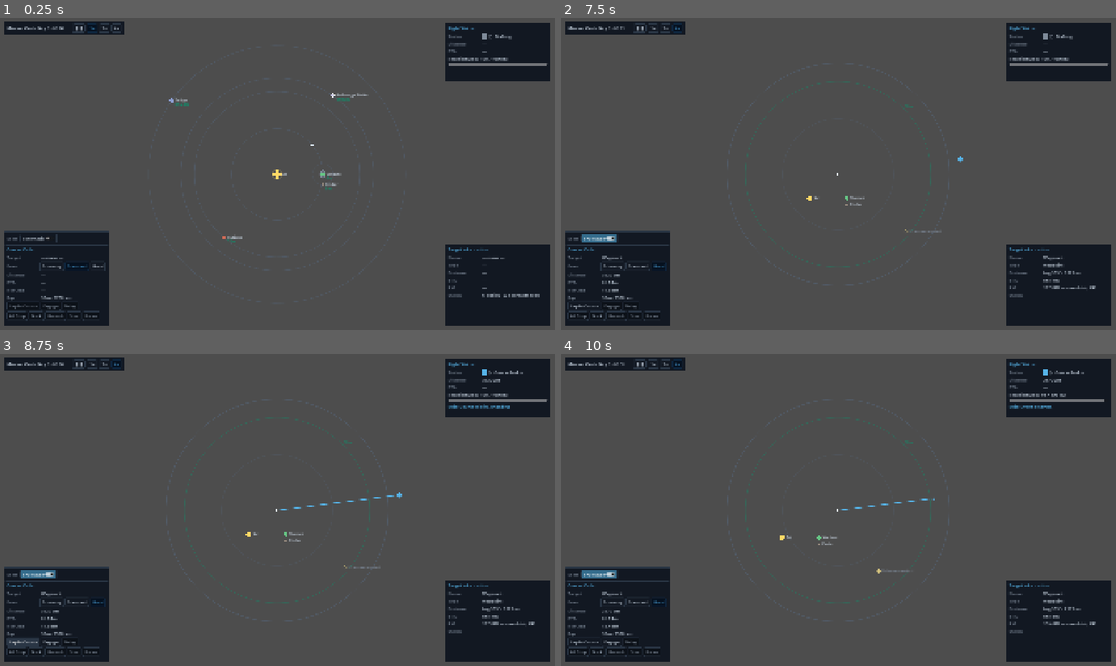
Above: before the commit, frames 1-4 (two rows, left to right).
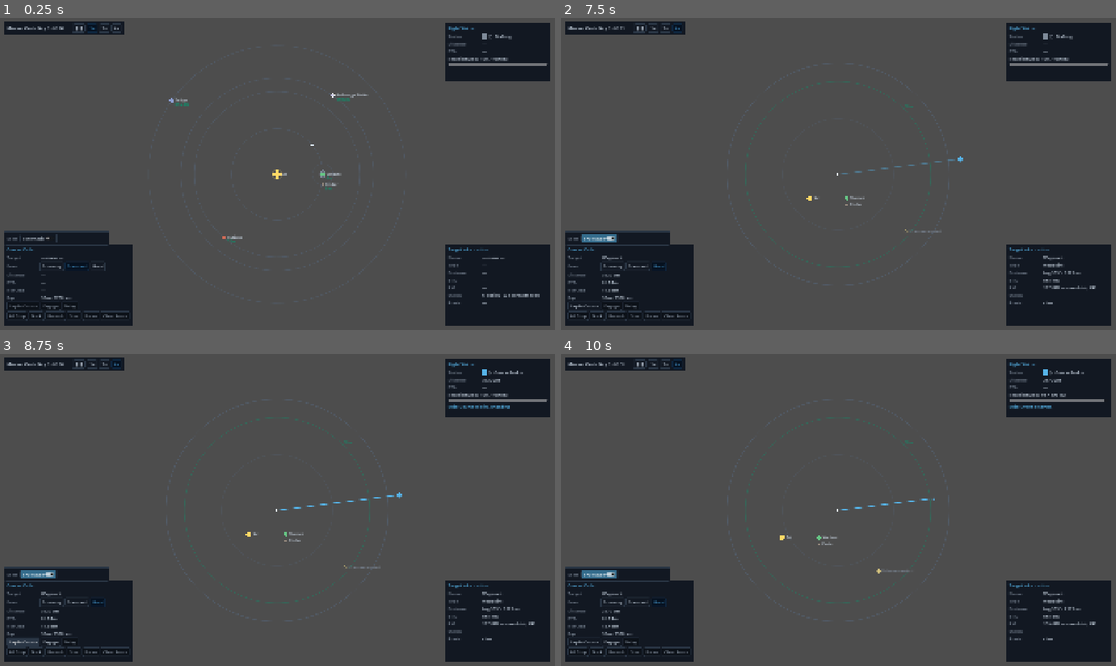
Above: after the commit, the same moments.

Repository: AndrewDrinkwater/farhorizon
Game: Godot game, scene res://src/ui/shell/main.tscn
Same seed, same stepped clock (60 frames per second), same inputs: the game is played once before the commit and once after it.
Inputs (mouse positions are in pixels of both pictures, inside the frame that each line leads up to):
- Up to frame 1 (0.25 s): no input
- Up to frame 2 (7.5 s): click "❚❚" at 0.5 s; click "1×" at 1.25 s; click "2×" at 2 s; click "4×" at 2.75 s; click "Economy" at 3.5 s; click "Standard" at 4.25 s; click "Hard" at 5 s; click "Schematic" at 5.75 s; click "True scale" at 6.5 s; tap Enter at 7.25 s; move the mouse to (960, 158) at 7.27 s; hold ] (sim_speed_up) from 7.28 s (still down); hold T (toggle_tactical) from 7.28 s (still down); click (960, 158) at 7.42 s
- Up to frame 3 (8.75 s): release ] (sim_speed_up) at 8 s; release T (toggle_tactical) at 8 s; click "Lay In Course" at 8 s
- Up to frame 4 (10 s): click "Engage" at 8.75 s; click "Belay" at 9.5 s

The runs differ from the first frame. In frame 1, 1.1% of the frame differs, in the area x 18-88%, y 72-99%; in frame 2, 1.2%, in the area x 18-89%, y 45-99%; in frame 3, 1.1%; in frame 4, 1.1%.

Commit message:
Zones: course obstacle routing + waypoints (ADR 0027, step 5)
current_order gains `waypoints`: FlightController flies ship→waypoints→destination
in order (no stop between legs; fuel gates on summed route length). _set_course
rejects a route whose any leg crosses a no-go zone (ORDER_REJECT_OBSTRUCTION);
hazards pass. Travel.available gains route_nogo (disables Lay In).

Helm compose: with a body/contact target, empty-space clicks add route waypoints
(else still a free-point destination); Clear Route action; Target Info gains a
Route line (clear / hazard / no-go + wp count); nav_route_changed drives a dim
compose-time preview on both views, which now also render the engaged route
through its waypoints (warped legs on the orrery, straight on the scope).

Tests: multi-leg flight reaches the target via a waypoint; no-go rejected then
rerouted around; Helm composes waypoints into the order. 164 green; boots clean.

Co-Authored-By: Claude Opus 4.8 (1M context) <noreply@anthropic.com>

Diff:
--- a/localization/strings.csv
+++ b/localization/strings.csv
@@ -139,11 +139,18 @@
 HELM_KIND_SIGNAL,Signal
 HELM_KIND_PROBE,Probe
 HELM_KIND_DEBRIS,Debris
+HELM_CLEAR_ROUTE,Clear Route
+HELM_TI_ROUTE,Route
+HELM_TI_ROUTE_CLEAR,clear
+HELM_TI_ROUTE_HAZARD,hazard on route
+HELM_TI_ROUTE_NOGO,obstruction (no-go)
+HELM_TI_ROUTE_WP,{n} wp
 NAV_WAYPOINT,Waypoint
 NAV_CONTACT_UNKNOWN,Unknown contact
 VOICE_SHIP_SCAN_COMPLETE,Scan complete. Contact identified.
 ORDER_REJECT_OUT_OF_RANGE,Unable — target out of sensor range.
 ORDER_REJECT_ALREADY_SCANNED,Unable — already identified.
+ORDER_REJECT_OBSTRUCTION,Unable — obstruction in path.
 TRAVEL_DEEP_SPACE,Deep Space
 TRAVEL_HOLDING,Holding
 TRAVEL_DOCKED,Docked
--- a/src/autoload/event_bus.gd
+++ b/src/autoload/event_bus.gd
@@ -31,6 +31,9 @@
 ## A moon-bearing planet was focused / the focus inset closed (ADR 0022).
 signal nav_focus_requested(body_id: String)
 signal nav_focus_closed()
+## The compose-time route changed (ADR 0027) — ship → waypoints → destination; the
+## nav views draw it as a pending-route preview. Empty = nothing to preview.
+signal nav_route_changed(route: PackedVector2Array)
 
 # --- Flight (ADR 0005) ---
 signal flight_state_changed(state: int)
--- a/src/core/travel.gd
+++ b/src/core/travel.gd
@@ -50,6 +50,7 @@
 ##   nav_target_is_contact: bool — the selection is a sensor contact
 ##   nav_target_in_range: bool   — that contact is within sensor range
 ##   nav_target_tier: int        — that contact's detection tier (Sensors.Tier)
+##   route_nogo: bool            — a no-go zone crosses the composed route (ADR 0027)
 ## Returns a bool per order id (lay_in/engage/belay/all_stop/dock/undock/scan).
 static func available(context: Dictionary) -> Dictionary:
 	var location: int = int(context.get("location", Location.DEEP_SPACE))
@@ -62,8 +63,9 @@
 	var is_contact: bool = bool(context.get("nav_target_is_contact", false))
 	var in_range: bool = bool(context.get("nav_target_in_range", false))
 	var tier: int = int(context.get("nav_target_tier", Sensors.Tier.UNDETECTED))
+	var route_nogo: bool = bool(context.get("route_nogo", false))  # a no-go on the route (ADR 0027)
 	return {
-		"lay_in": has_selection and not nav_here and not in_transit,
+		"lay_in": has_selection and not nav_here and not in_transit and not route_nogo,
 		"engage": has_course and not in_transit and location != Location.DOCKED,
 		"belay": in_transit,
 		"all_stop": in_transit,
--- a/src/flight/flight_controller.gd
+++ b/src/flight/flight_controller.gd
@@ -83,10 +83,18 @@
 	if body == null and FlightCore.has_arrived(GameState.ship.position, dest):
 		EventBus.order_rejected.emit("ORDER_REJECT_ALREADY_HERE")
 		return
+	# Obstacle check (ADR 0027): a no-go crossing on any leg blocks the course; the
+	# captain routes around with waypoints. (Hazard crossings are allowed — warned
+	# at compose on the Helm.)
+	var waypoints: Array = order.get("waypoints", [])
+	if _route_blocked(waypoints, dest):
+		EventBus.order_rejected.emit("ORDER_REJECT_OBSTRUCTION")
+		return
 	GameState.ship.current_order = {
 		"type": "course",
 		"target_id": target_id,
 		"dest": dest,
+		"waypoints": waypoints.duplicate(),
 		"burn": burn,
 		"engaged": false,
 		"origin": GameState.ship.position,
@@ -95,6 +103,18 @@
 	_notify_context()
 
 
+## Does any leg of ship→waypoints→dest cross a no-go zone (ADR 0027)?
+func _route_blocked(waypoints: Array, dest: Vector2) -> bool:
+	var system := TypeRegistry.get_system(GameState.system.system_id)
+	if system == null:
+		return false
+	var route := PackedVector2Array([GameState.ship.position])
+	for wp: Vector2 in waypoints:
+		route.append(wp)
+	route.append(dest)
+	return Zones.route_block(system, route) == Zones.Block.NOGO
+
+
 func _engage() -> void:
 	if not _has_course():
 		EventBus.order_rejected.emit("ORDER_REJECT_NO_COURSE")
@@ -107,8 +127,8 @@
 		return
 	var order: Dictionary = GameState.ship.current_order
 	var burn := int(order.get("burn", FlightMath.Burn.STANDARD))
-	# Fuel must bite: refuse a course the tank can't complete (ADR 0005).
-	var cost := FlightMath.rm_cost(GameState.ship.position.distance_to(_destination(order)), burn)
+	# Fuel must bite: refuse a route (summed over its legs) the tank can't complete.
+	var cost := FlightMath.rm_cost(_route_length(order), burn)
 	if cost > GameState.ship.reaction_mass:
 		EventBus.order_rejected.emit("ORDER_REJECT_INSUFFICIENT_RM")
 		return
@@ -217,6 +237,11 @@
 	var order: Dictionary = GameState.ship.current_order
 	if not _is_under_way():
 		return
+	# Multi-leg route (ADR 0027): fly through remaining waypoints first, no stop.
+	var waypoints: Array = order.get("waypoints", [])
+	if not waypoints.is_empty():
+		_step_to_waypoint(order, waypoints)
+		return
 	var body := _resolve_body(String(order.get("target_id", "")))
 	if body == null:
 		_step_to_point(order)  # contact or free point — drift to rest on arrival
@@ -245,6 +270,44 @@
 	else:
 		var origin: Vector2 = order.get("origin", new_pos)
 		_set_state(FlightCore.executing_state(origin, center, new_pos, burn))
+
+
+## Fly one tick toward the next waypoint (ADR 0027). On reaching it, pop it and
+## continue to the next leg without stopping; the final leg falls through to the
+## body/point arrival logic next tick.
+func _step_to_waypoint(order: Dictionary, waypoints: Array) -> void:
+	var wp: Vector2 = waypoints[0]
+	var burn := int(order.get("burn", FlightMath.Burn.STANDARD))
+	var prev_pos: Vector2 = GameState.ship.position
+	if FlightCore.has_arrived(prev_pos, wp):
+		waypoints.remove_at(0)  # reached — advance, no hold
+		return
+	GameState.ship.heading = (wp - prev_pos).angle()
+	var new_pos: Vector2 = FlightCore.step_position(prev_pos, wp, burn)
+	GameState.ship.position = new_pos
+	_spend_reaction_mass(FlightMath.rm_cost(prev_pos.distance_to(new_pos), burn))
+	if FlightCore.has_arrived(new_pos, wp):
+		waypoints.remove_at(0)
+	var origin: Vector2 = order.get("origin", new_pos)
+	_set_state(FlightCore.executing_state(origin, _destination(order), new_pos, burn))
+
+
+## The full route as points: ship → waypoints → final destination.
+func _route_points(order: Dictionary) -> PackedVector2Array:
+	var route := PackedVector2Array([GameState.ship.position])
+	for wp: Vector2 in order.get("waypoints", []):
+		route.append(wp)
+	route.append(_destination(order))
+	return route
+
+
+## Total route length over all legs (for fuel gating).
+func _route_length(order: Dictionary) -> float:
+	var route := _route_points(order)
+	var total := 0.0
+	for i in range(route.size() - 1):
+		total += route[i].distance_to(route[i + 1])
+	return total
 
 
 ## Fly one tick toward a contact / free point (no holding ring). On arrival the
--- a/src/ui/consoles/helm_console.gd
+++ b/src/ui/consoles/helm_console.gd
@@ -17,6 +17,7 @@
 var _sel_kind: int = Travel.TargetKind.NONE
 var _sel_id: String = ""
 var _sel_point: Vector2 = Vector2.ZERO
+var _route_waypoints: Array[Vector2] = []  # intermediate route points (ADR 0027)
 var _burn: int = FlightMath.Burn.STANDARD
 var _scale: int = OrreryParams.ScaleMode.LOG  # orrery schematic ↔ true scale (ADR 0021)
 var _flight_state: int = FlightCore.State.IDLE
@@ -46,6 +47,7 @@
 var _ti_eta: TReadout
 var _ti_rm: TReadout
 var _ti_status: TReadout
+var _ti_route: TReadout
 
 
 func _ready() -> void:
@@ -138,6 +140,7 @@
 	row2.add_child(_make_action("undock", "HELM_UNDOCK", _undock))
 	row2.add_child(_make_action("scan", "HELM_SCAN", _scan))
 	row2.add_child(_make_action("focus", "HELM_FOCUS", _focus))
+	row2.add_child(_make_action("clear_route", "HELM_CLEAR_ROUTE", _clear_route))
 
 	_refresh_burn_buttons()
 
@@ -213,6 +216,8 @@
 	c.add_child(_ti_rm)
 	_ti_status = TReadout.new("HELM_TI_STATUS")
 	c.add_child(_ti_status)
+	_ti_route = TReadout.new("HELM_TI_ROUTE")
+	c.add_child(_ti_route)
 
 
 # --- Bus wiring ---
@@ -238,12 +243,15 @@
 	_sel_kind = Travel.TargetKind.NONE
 	_sel_id = ""
 	_sel_point = Vector2.ZERO
+	_route_waypoints.clear()
 	_refresh_all()
+	_emit_route()
 
 
 func _on_target_selected(target_id: String) -> void:
 	_sel_id = target_id
 	_sel_point = Vector2.ZERO
+	_route_waypoints.clear()  # fresh route to the new target (ADR 0027)
 	if _resolve_body(target_id) != null:
 		_sel_kind = Travel.TargetKind.BODY
 	elif _resolve_contact(target_id) != null:
@@ -252,14 +260,29 @@
 		_sel_kind = Travel.TargetKind.NONE
 	_refresh_preview()
 	_refresh_actions()
-
-
+	_emit_route()
+
+
+## An empty-space click (ADR 0020/0027): with a body/contact target it adds a route
+## waypoint to plot around obstacles; otherwise it sets a free-point destination.
 func _on_point_selected(point: Vector2) -> void:
-	_sel_kind = Travel.TargetKind.POINT
-	_sel_id = ""
-	_sel_point = point
+	if _sel_kind == Travel.TargetKind.BODY or _sel_kind == Travel.TargetKind.CONTACT:
+		_route_waypoints.append(point)
+	else:
+		_sel_kind = Travel.TargetKind.POINT
+		_sel_id = ""
+		_sel_point = point
+		_route_waypoints.clear()
 	_refresh_preview()
 	_refresh_actions()
+	_emit_route()
+
+
+func _clear_route() -> void:
+	_route_waypoints.clear()
+	_refresh_preview()
+	_refresh_actions()
+	_emit_route()
 
 
 ## A contact winked in/out or was identified — the preview name + Scan
@@ -337,8 +360,32 @@
 	if _sel_kind == Travel.TargetKind.NONE:
 		return
 	EventBus.order_issued.emit({
-		"type": "set_course", "target_id": _sel_id, "point": _sel_point, "burn": _burn,
+		"type": "set_course", "target_id": _sel_id, "point": _sel_point,
+		"waypoints": _route_waypoints.duplicate(), "burn": _burn,
 	})
+
+
+## The composed route as points: ship → waypoints → destination (empty if nothing
+## selected). Used for the no-go check, the Target Info line, and the preview.
+func _compose_route() -> PackedVector2Array:
+	if _sel_kind == Travel.TargetKind.NONE:
+		return PackedVector2Array()
+	var route := PackedVector2Array([GameState.ship.position])
+	for wp: Vector2 in _route_waypoints:
+		route.append(wp)
+	route.append(_selected_position())
+	return route
+
+
+func _route_block_level() -> int:
+	var system := TypeRegistry.get_system(GameState.system.system_id)
+	if system == null or _sel_kind == Travel.TargetKind.NONE:
+		return Zones.Block.CLEAR
+	return Zones.route_block(system, _compose_route())
+
+
+func _emit_route() -> void:
+	EventBus.nav_route_changed.emit(_compose_route())
 
 
 func _scan() -> void:
@@ -408,6 +455,8 @@
 	# Focus is a view request, not a travel order — gate it on "selection has moons".
 	if _action_buttons.has("focus"):
 		_action_buttons["focus"].disabled = not _selection_has_moons()
+	if _action_buttons.has("clear_route"):
+		_action_buttons["clear_route"].disabled = _route_waypoints.is_empty()
 
 
 ## Does the current selection (a body) have any moons? (ADR 0022)
@@ -441,6 +490,7 @@
 		"nav_target_in_range": contact != null \
 			and ship.position.distance_to(contact.position) <= ship.sensor_range,
 		"nav_target_tier": GameState.contacts.tier_of(_sel_id) if is_contact else Sensors.Tier.UNDETECTED,
+		"route_nogo": _route_block_level() == Zones.Block.NOGO,
 	}
 
 
@@ -562,6 +612,25 @@
 			_ti_point()
 		_:
 			_ti_none()
+	_refresh_route_line()
+
+
+## Route obstruction + waypoint count (ADR 0027). Clear / hazard-warned / no-go.
+func _refresh_route_line() -> void:
+	if _sel_kind == Travel.TargetKind.NONE:
+		_ti_route.set_value("—")
+		return
+	var status: String
+	match _route_block_level():
+		Zones.Block.NOGO:
+			status = "⚠ " + tr("HELM_TI_ROUTE_NOGO")
+		Zones.Block.HAZARD:
+			status = "⚠ " + tr("HELM_TI_ROUTE_HAZARD")
+		_:
+			status = tr("HELM_TI_ROUTE_CLEAR")
+	if not _route_waypoints.is_empty():
+		status += " · " + tr("HELM_TI_ROUTE_WP").format({"n": _route_waypoints.size()})
+	_ti_route.set_value(status)
 
 
 func _ti_body() -> void:
--- a/src/world/orrery_view.gd
+++ b/src/world/orrery_view.gd
@@ -37,6 +37,7 @@
 var _selected_id: String = ""
 var _selected_point: Vector2 = Vector2.ZERO
 var _has_point_sel: bool = false  # a free-space waypoint is selected (ADR 0020)
+var _preview_route: PackedVector2Array = PackedVector2Array()  # compose-time route (ADR 0027)
 var _burn: int = FlightMath.Burn.STANDARD  # mirrors the Helm burn selector (ADR 0019)
 var _scale_mode: int = OrreryParams.ScaleMode.LOG  # schematic ↔ true scale (ADR 0021)
 var _zoom: float = 1.0          # wheel zoom about the cursor (ADR 0023)
@@ -56,7 +57,12 @@
 	EventBus.contact_lost.connect(_on_contacts_changed.unbind(1))
 	EventBus.contact_promoted.connect(_on_contacts_changed.unbind(2))
 	EventBus.system_changed.connect(_on_system_changed)
+	EventBus.nav_route_changed.connect(_on_route_changed)
 	_init_system(system)
+
+
+func _on_route_changed(route: PackedVector2Array) -> void:
+	_preview_route = route
 
 
 func _on_system_changed(system_id: String) -> void:
@@ -180,6 +186,7 @@
 	var proj := _project_bodies()
 	_draw_zones()  # beneath bodies/contacts (ADR 0026); warped through the projection
 	_draw_rings(proj)
+	_draw_preview_route()
 	_draw_course()
 	for body: BodyData in _system.bodies:
 		_draw_body(body, proj[body.id])
@@ -326,19 +333,47 @@
 	var order: Dictionary = GameState.ship.current_order
 	if String(order.get("type", "")) != "course":
 		return
-	var dest := _course_dest(order)
-	var ship_pos := GameState.ship.position
-	# The course is a straight real path, but the log-radial projection bends it —
-	# and the bend is sharpest where the path passes near the star (small radius,
-	# fast bearing sweep). Uniform sampling under-resolves that and the chords
-	# kink ("zig-zag"); subdivide adaptively so only the curved part gets points.
-	var pts := PackedVector2Array([_project_course_point(ship_pos)])
-	_subdivide_course(ship_pos, dest, 0.0, 1.0, 0, pts)
-	draw_polyline(pts, Palette.ACCENT, 1.5, true)
+	# The laid-in route: ship → waypoints → destination (ADR 0027). Each leg is the
+	# adaptively-subdivided curve (the log projection bends a straight real path —
+	# sharpest near the star — and uniform sampling would kink it).
+	var route := _course_route(order)
+	_draw_route_legs(route, Palette.ACCENT)
+	for i in range(route.size() - 1):
+		_draw_course_time(route[i], route[i + 1])  # time pips per leg
+	for i in range(1, route.size() - 1):
+		draw_circle(_project_course_point(route[i]), 3.0, Palette.ACCENT)  # waypoint dots
 	var target: BodyData = _by_id.get(String(order.get("target_id", "")), null)
 	var ring: float = (_marker_px(target.kind) + 5.0) if target != null else 8.0
-	draw_arc(_project_course_point(dest), ring, 0.0, TAU, 24, Palette.ACCENT, 1.0, true)
-	_draw_course_time(ship_pos, dest)
+	draw_arc(_project_course_point(route[route.size() - 1]), ring, 0.0, TAU, 24, Palette.ACCENT, 1.0, true)
+
+
+## The laid-in route as real points: ship → waypoints → destination.
+func _course_route(order: Dictionary) -> PackedVector2Array:
+	var route := PackedVector2Array([GameState.ship.position])
+	for wp: Vector2 in order.get("waypoints", []):
+		route.append(wp)
+	route.append(_course_dest(order))
+	return route
+
+
+## Draw each route leg as the projected, adaptively-flattened curve.
+func _draw_route_legs(route: PackedVector2Array, color: Color) -> void:
+	for i in range(route.size() - 1):
+		var pts := PackedVector2Array([_project_course_point(route[i])])
+		_subdivide_course(route[i], route[i + 1], 0.0, 1.0, 0, pts)
+		draw_polyline(pts, color, 1.5, true)
+
+
+## Compose-time route preview (ADR 0027): drawn dim while plotting, before a course
+## is laid in (the engaged course then draws over the same points via _draw_course).
+func _draw_preview_route() -> void:
+	if _preview_route.size() < 2:
+		return
+	if String(GameState.ship.current_order.get("type", "")) == "course":
+		return
+	_draw_route_legs(_preview_route, Color(Palette.ACCENT.r, Palette.ACCENT.g, Palette.ACCENT.b, 0.4))
+	for i in range(1, _preview_route.size() - 1):
+		draw_circle(_project_course_point(_preview_route[i]), 3.0, Color(Palette.ACCENT.r, Palette.ACCENT.g, Palette.ACCENT.b, 0.5))
 
 
 ## True while the captain is composing or flying a course (a target/point selected,
--- a/src/world/tactical_view.gd
+++ b/src/world/tactical_view.gd
@@ -29,6 +29,7 @@
 var _selected_id: String = ""
 var _selected_point: Vector2 = Vector2.ZERO
 var _has_point_sel: bool = false  # a free-space waypoint is selected (ADR 0020)
+var _preview_route: PackedVector2Array = PackedVector2Array()  # compose-time route (ADR 0027)
 var _center: Vector2
 var _px_per_wu: float = 0.1
 var _burn: int = FlightMath.Burn.STANDARD  # mirrors the Helm burn selector (ADR 0019)
@@ -42,6 +43,7 @@
 	EventBus.nav_point_selected.connect(_on_point_selected)
 	EventBus.nav_burn_changed.connect(func(burn: int) -> void: _burn = burn)
 	EventBus.system_changed.connect(_on_system_changed)
+	EventBus.nav_route_changed.connect(func(route: PackedVector2Array) -> void: _preview_route = route)
 	_init_system(system)
 
 
@@ -100,6 +102,7 @@
 
 	_draw_zones()  # beneath bodies/contacts (ADR 0026); true shapes at this scale
 	_draw_isochrones()
+	_draw_preview_route()
 	_draw_course()
 	for body: BodyData in _system.bodies:
 		_draw_body(body, _to_screen(body.position))
@@ -218,11 +221,41 @@
 	var order: Dictionary = GameState.ship.current_order
 	if String(order.get("type", "")) != "course":
 		return
-	# True scale → a straight real course is a straight line to the destination
-	# (body position, or the frozen dest for a contact / free point — ADR 0020).
-	var target: BodyData = _find(String(order.get("target_id", "")))
+	# True scale → straight legs through the route's waypoints to the destination
+	# (ADR 0020/0027). Ship maps to the scope centre.
+	var route := _course_route(order)
+	var screen := PackedVector2Array()
+	for p: Vector2 in route:
+		screen.append(_to_screen(p))
+	draw_polyline(screen, Palette.ACCENT, 1.5, true)
+	for i in range(1, route.size() - 1):
+		draw_circle(_to_screen(route[i]), 3.0, Palette.ACCENT)  # waypoint dots
+
+
+## The laid-in route as real points: ship → waypoints → destination.
+func _course_route(order: Dictionary) -> PackedVector2Array:
+	var target := _find(String(order.get("target_id", "")))
 	var dest: Vector2 = target.position if target != null else order.get("dest", GameState.ship.position)
-	draw_line(_center, _to_screen(dest), Palette.ACCENT, 1.5, true)
+	var route := PackedVector2Array([GameState.ship.position])
+	for wp: Vector2 in order.get("waypoints", []):
+		route.append(wp)
+	route.append(dest)
+	return route
+
+
+## Compose-time route preview (ADR 0027), drawn dim until a course is laid in.
+func _draw_preview_route() -> void:
+	if _preview_route.size() < 2:
+		return
+	if String(GameState.ship.current_order.get("type", "")) == "course":
+		return
+	var dim := Color(Palette.ACCENT.r, Palette.ACCENT.g, Palette.ACCENT.b, 0.4)
+	var screen := PackedVector2Array()
+	for p: Vector2 in _preview_route:
+		screen.append(_to_screen(p))
+	draw_polyline(screen, dim, 1.5, true)
+	for i in range(1, _preview_route.size() - 1):
+		draw_circle(_to_screen(_preview_route[i]), 3.0, dim)
 
 
 func _draw_ship() -> void:
--- a/tests/unit/test_flight_controller.gd
+++ b/tests/unit/test_flight_controller.gd
@@ -225,6 +225,39 @@
 	EventBus.order_issued.emit({"type": "scan", "contact_id": "kepri_derelict"})
 	assert_signal_emitted(EventBus, "order_rejected", "too far to scan")
 	assert_eq(GameState.contacts.tier_of("kepri_derelict"), Sensors.Tier.BLIP, "tier unchanged")
+
+
+func test_flies_a_route_through_a_waypoint() -> void:
+	# sol has no zones; route ZERO → (0,500) → verdant, passing the waypoint.
+	var verdant := _find("verdant")
+	GameState.ship.reaction_mass = 100.0
+	EventBus.order_issued.emit({"type": "set_course", "target_id": "verdant",
+		"waypoints": [Vector2(0.0, 500.0)], "burn": FlightMath.Burn.HARD})
+	assert_eq(GameState.ship.current_order.get("waypoints").size(), 1, "waypoint stored")
+	EventBus.order_issued.emit({"type": "engage"})
+	for i in range(3000):
+		if GameState.ship.location == Travel.Location.HOLDING:
+			break
+		EventBus.sim_tick.emit(i + 1)
+	assert_eq(GameState.ship.location, Travel.Location.HOLDING, "arrives at the final target")
+	assert_eq(GameState.ship.location_body_id, "verdant", "holding at the route's destination")
+	assert_eq(GameState.ship.current_order, {}, "route consumed on arrival")
+
+
+func test_course_through_a_nogo_is_rejected_then_reroutes() -> void:
+	GameState.system.system_id = "calder"  # has the corona no-go at the origin
+	GameState.ship.position = Vector2(1000.0, 0.0)
+	GameState.ship.reaction_mass = 100.0
+	watch_signals(EventBus)
+	# Direct leg across the star crosses the corona → rejected.
+	EventBus.order_issued.emit({"type": "set_course", "target_id": "", "point": Vector2(-1000.0, 0.0),
+		"burn": FlightMath.Burn.STANDARD})
+	assert_signal_emitted(EventBus, "order_rejected", "no-go crossing rejected")
+	assert_eq(GameState.ship.current_order, {}, "no course stored")
+	# Routing around via a waypoint clears every leg → accepted.
+	EventBus.order_issued.emit({"type": "set_course", "target_id": "", "point": Vector2(-1000.0, 0.0),
+		"waypoints": [Vector2(0.0, 3000.0)], "burn": FlightMath.Burn.STANDARD})
+	assert_eq(GameState.ship.current_order.get("type"), "course", "rerouted course stored")
 
 
 func test_resync_after_load_resumes_transit() -> void:
--- a/tests/unit/test_helm_console.gd
+++ b/tests/unit/test_helm_console.gd
@@ -58,6 +58,17 @@
 	assert_almost_eq(_helm._ack_line.modulate.a, 1.0, 0.01, "shown at full opacity before fading")
 
 
+func test_waypoints_compose_into_the_route_order() -> void:
+	watch_signals(EventBus)
+	EventBus.nav_target_selected.emit("verdant")
+	EventBus.nav_point_selected.emit(Vector2(0.0, 500.0))  # with a target, this adds a waypoint
+	EventBus.nav_point_selected.emit(Vector2(500.0, 500.0))
+	_helm._lay_in_course()
+	var order: Dictionary = get_signal_parameters(EventBus, "order_issued", 0)[0]
+	assert_eq(order.get("target_id"), "verdant", "still bound for the body")
+	assert_eq(order.get("waypoints").size(), 2, "both waypoints composed into the route")
+
+
 func test_target_info_reflects_a_selected_body() -> void:
 	EventBus.nav_target_selected.emit("verdant")
 	assert_eq(_helm._ti_name._value.text, tr("BODY_VERDANT"), "target info names the body")
